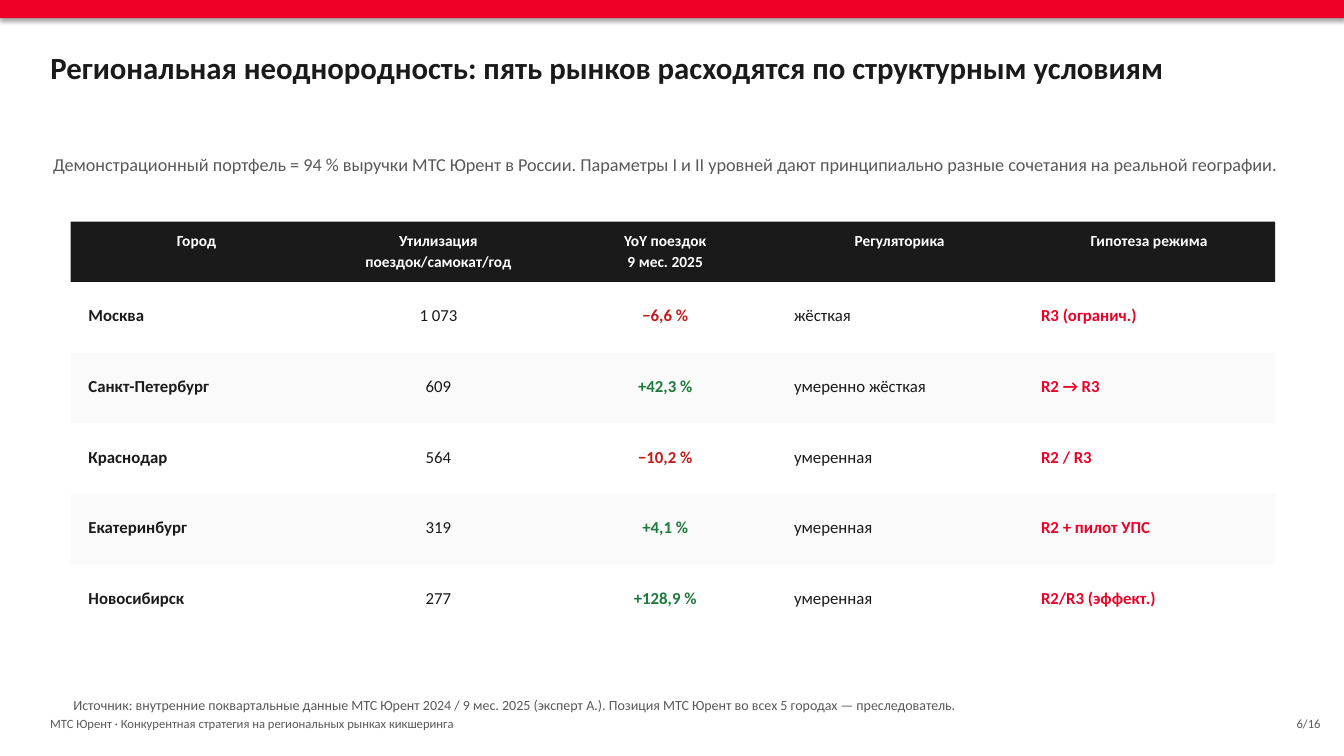
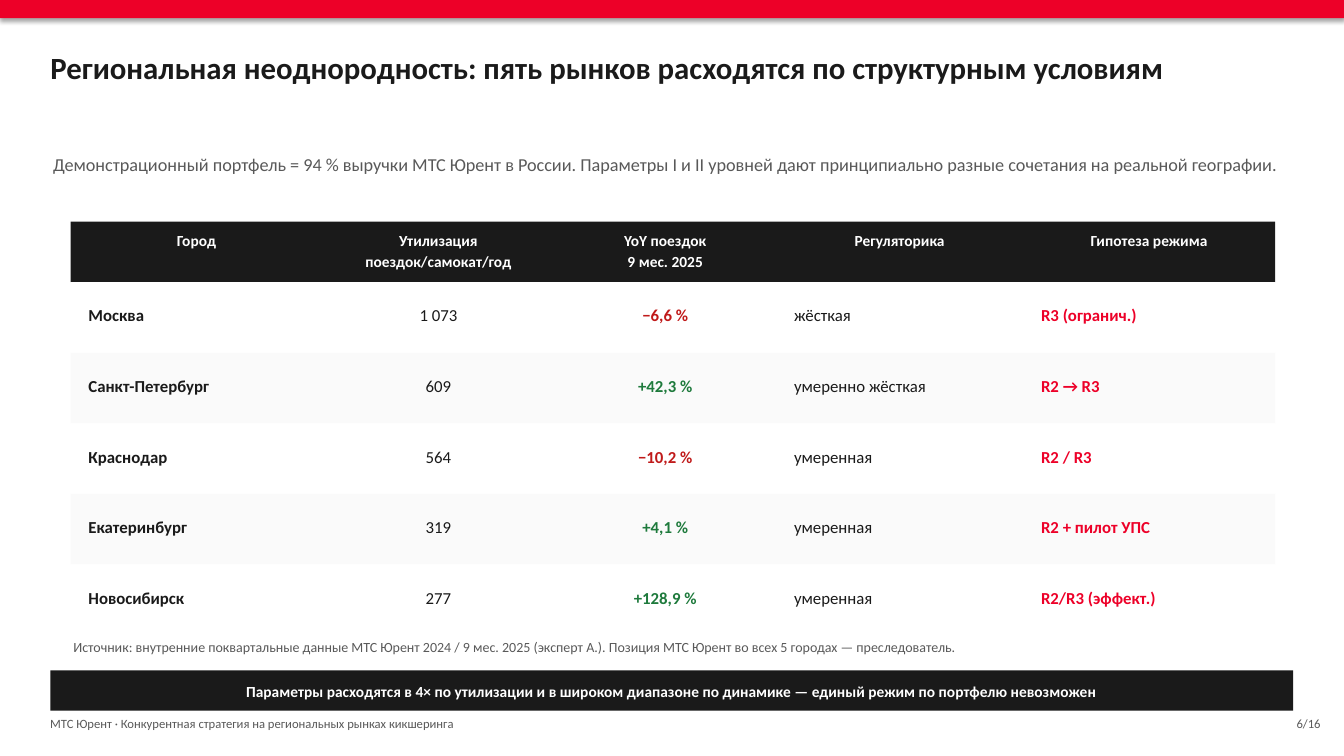
Before and after one commit to alalolop3-hue/-, a slide deck: slide 6 of vkr/VKR_presentation.pptx. Drawn at 1344x756 pixels with LibreOffice and Linux fonts; fonts in the diff are those of the drawing. Boxes give left, top, right and bottom in pixels: in the first picture for what was removed or moved away, otherwise in the second. Text is boxed around its words. In the diff, an @@ line names an element or a change of style, - is before the commit and + after.

```diff
--- a/vkr/VKR_presentation.pptx
+++ b/vkr/VKR_presentation.pptx
@@ text "Источник: внутренние поквартальные данные МТС ...": place and size @@
-text "Источник: внутренние поквартальные данные МТС ..." at box(73, 700, 955, 713)
+text "Источник: внутренние поквартальные данные МТС ..." at box(73, 642, 955, 655)
@@ rectangle added at box(50, 670, 1294, 711), fill #1A1A1A @@
@@ text added at box(246, 686, 1096, 700), 11 pt, text #FFFFFF, bold @@
+Параметры расходятся в 4× по утилизации и в широком диапазоне по динамике — единый режим по портфелю невозможен
```
Also in this commit, not shown: 13 other slides changed, 4 other files.
